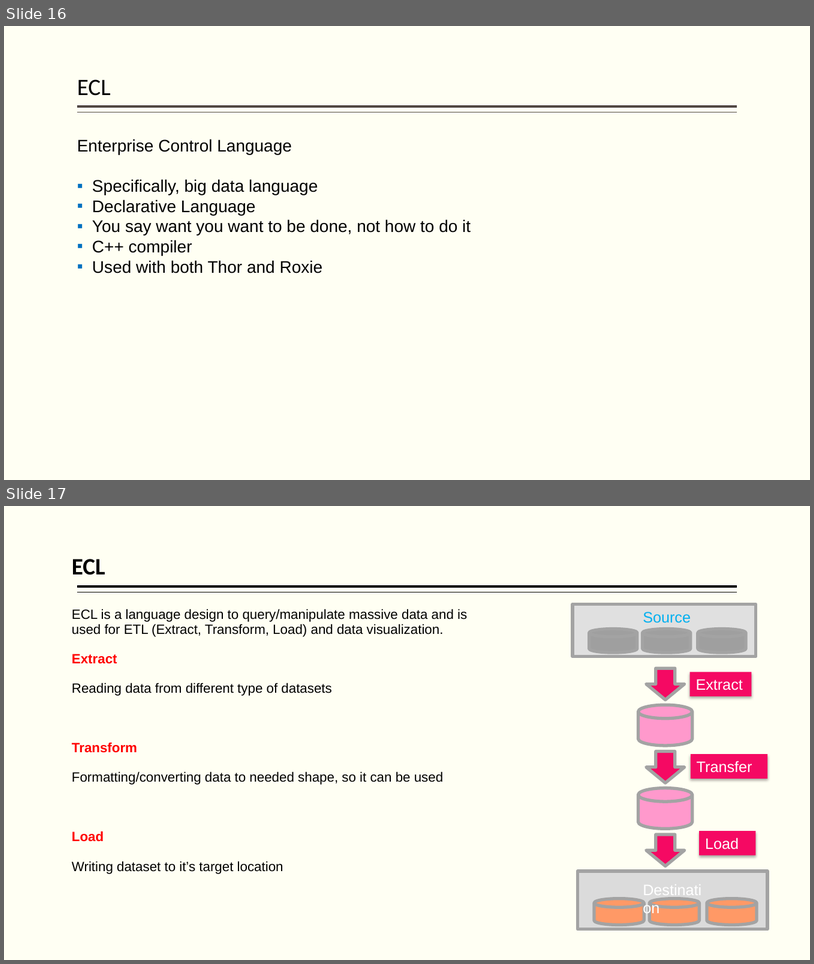
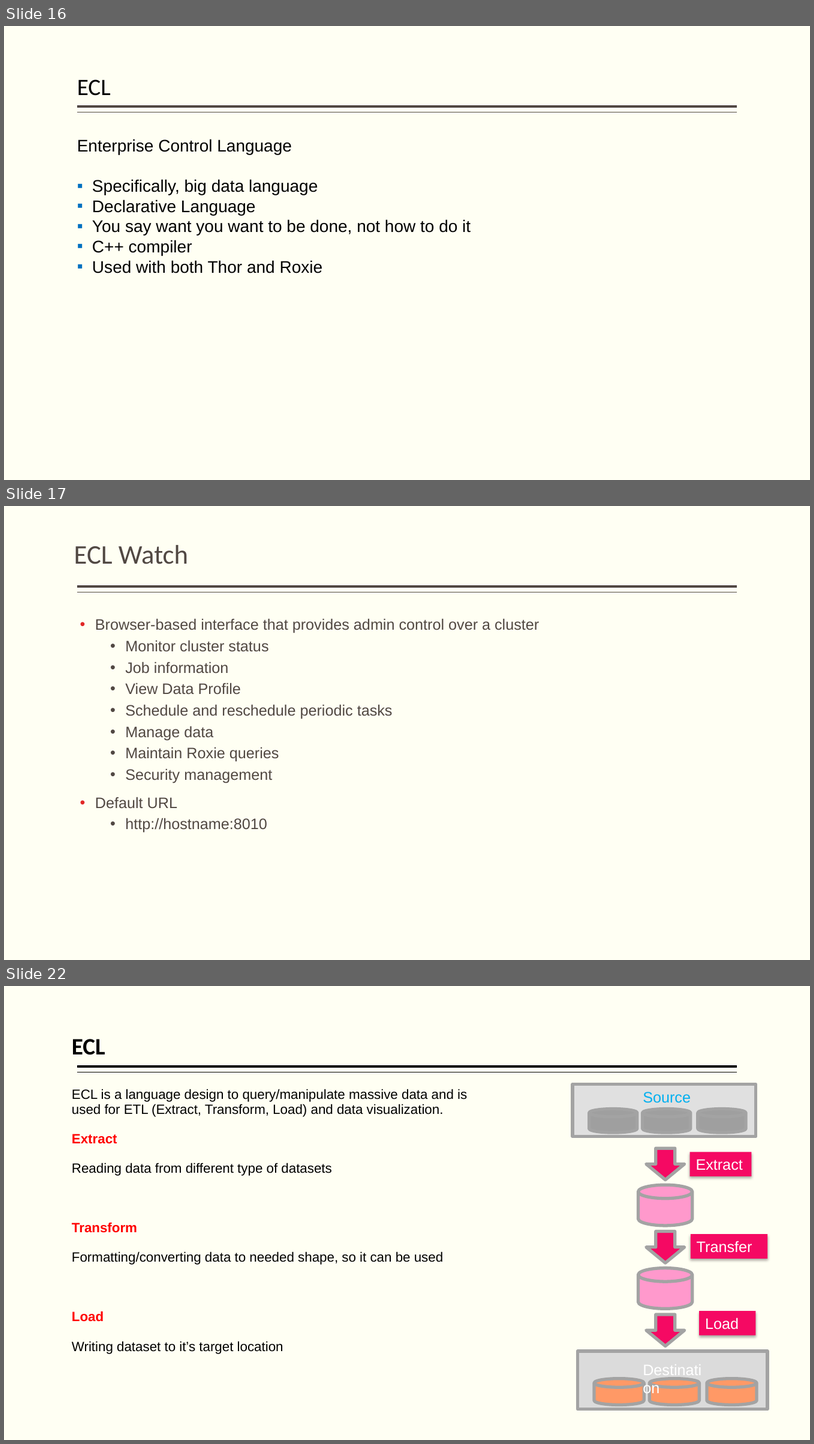
Before and after one commit to hpccsystems-solutions-lab/NCF-2021, a slide deck: BigData-ECL-NCF2021.pptx. Shown one above the other, each under a label of ours: slides 16 and 17 before the commit, slides 16, 17 and 22 after it; the slides between them are not shown. The pictures are 814x964 and 814x1444 pixels, drawn with LibreOffice and Linux fonts; fonts in the diff are those of the drawing. Boxes give left, top, right and bottom in pixels: in the first picture for what was removed or moved away, otherwise in the second. Text is boxed around its words. In the diff, an @@ line names an element or a change of style, - is before the commit and + after.

```diff
--- a/BigData-ECL-NCF2021.pptx
+++ b/BigData-ECL-NCF2021.pptx
@@ slide 17 added at <box>4,506,810,960</box>, background #FFFFF3; not listed: 2 template elements that a slide beside it also shows @@
@@ text added at <box>74,545,188,564</box>, 32 pt, text #514843 @@
+ECL Watch
@@ text added at <box>95,618,539,832</box>, 18 pt, text #514843 @@
+• Browser-based interface that provides admin control over a cluster
+  • Monitor cluster status
+  • Job information
+  • View Data Profile
+  • Schedule and reschedule periodic tasks
+  • Manage data
+  • Maintain Roxie queries
+  • Security management
+• Default URL
+  • http://hostname:8010
@@ what was slide 17 is now slide 22 @@
```
Also in this commit, not shown: 11 slides changed, 6 other slides added, 1 slide removed, 6 other files.
